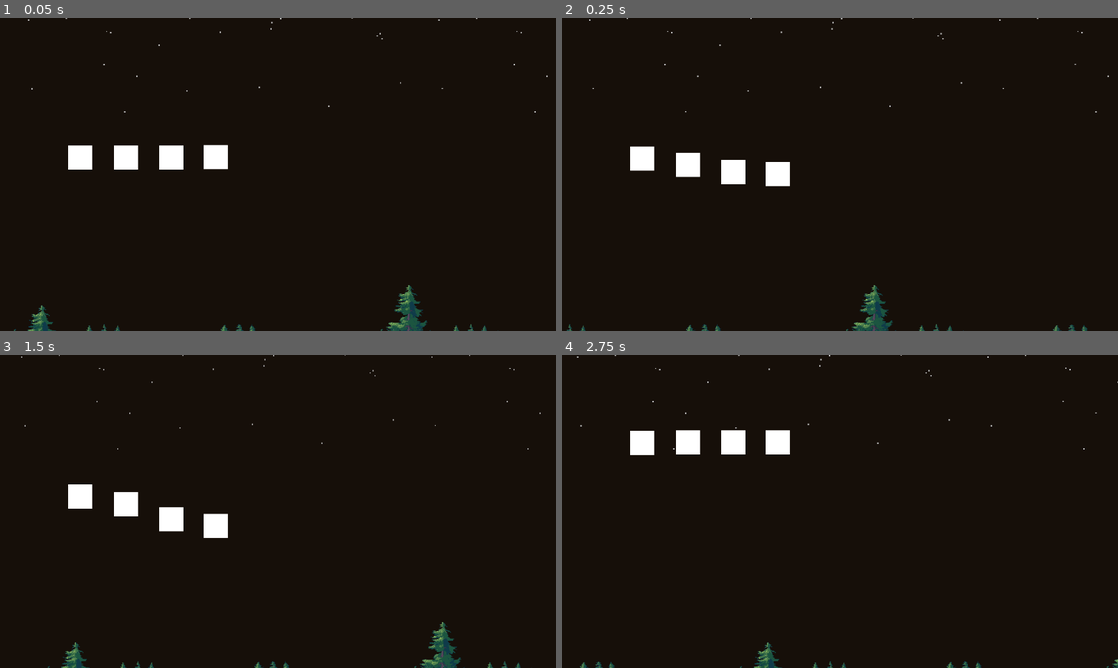
Above: before the commit, frames 1-4 (two rows, left to right).
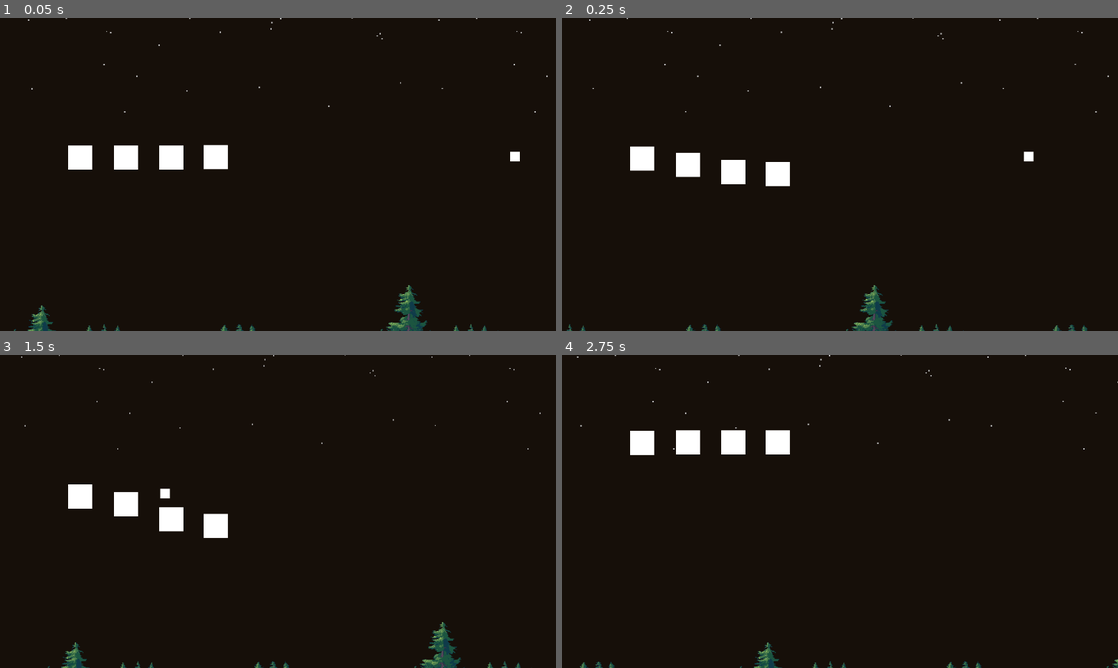
Above: after the commit, the same moments.

Repository: lohchness/santa-claus
Game: Godot game, scene res://level/level.tscn
Two runs of this game, one before a commit and one after it. Both use one fixed random seed, a clock stepped at 60 frames per second and the inputs below. This scene is started directly instead of the project's main scene.
Inputs (mouse positions are in pixels of both pictures, inside the frame that each line leads up to):
- Up to frame 1 (0.05 s): no input
- Up to frame 2 (0.25 s): no input
- Up to frame 3 (1.5 s): move the mouse to (400, 495) at 0.52 s; move the mouse to (166, 527) at 1.27 s
- Up to frame 4 (2.75 s): move the mouse to (895, 442) at 2.02 s

The runs differ from the first frame. In frame 1, less than 0.1% of the frame differs, in the area x 91-94%, y 42-46%; in frame 2, less than 0.1%, in the area x 83-85%, y 42-46%; in frame 3, less than 0.1%; in frame 4, nothing differs.

Commit message:
feat: create rocket

Diff:
--- a/level/level.tscn
+++ b/level/level.tscn
@@ -1,7 +1,8 @@
-[gd_scene load_steps=3 format=3 uid="uid://dck6i7106325u"]
+[gd_scene load_steps=4 format=3 uid="uid://dck6i7106325u"]
 
 [ext_resource type="PackedScene" uid="uid://ctktq0kdmj57" path="res://parallax/background_parallax.tscn" id="1_7lnir"]
 [ext_resource type="PackedScene" uid="uid://dmmylxhcg2pbi" path="res://characters/santa.tscn" id="2_5gx2l"]
+[ext_resource type="PackedScene" uid="uid://phg7pxxdovx4" path="res://obstacles/rocket/horizontal_rocket.tscn" id="3_qohg2"]
 
 [node name="Level" type="Node2D"]
 
@@ -10,3 +11,6 @@
 [node name="Santa" parent="." instance=ExtResource("2_5gx2l")]
 position = Vector2(66, 118)
 scale = Vector2(0.5, 0.5)
+
+[node name="HorizontalRocket" parent="." instance=ExtResource("3_qohg2")]
+position = Vector2(1092, 287)
--- /dev/null
+++ b/obstacles/rocket/horizontal_rocket.gd
@@ -0,0 +1,6 @@
+extends Area2D
+
+const SPEED = 500
+
+func _physics_process(delta: float) -> void:
+	position += Vector2(-SPEED, 0) * delta
--- /dev/null
+++ b/obstacles/rocket/horizontal_rocket.tscn
@@ -0,0 +1,22 @@
+[gd_scene load_steps=3 format=3 uid="uid://phg7pxxdovx4"]
+
+[ext_resource type="Script" uid="uid://5ql0uatrrr7b" path="res://obstacles/rocket/horizontal_rocket.gd" id="1_3vuik"]
+
+[sub_resource type="RectangleShape2D" id="RectangleShape2D_onxeo"]
+
+[node name="HorizontalRocket" type="Area2D"]
+collision_layer = 4
+collision_mask = 0
+script = ExtResource("1_3vuik")
+
+[node name="Sprite2D" type="Sprite2D" parent="."]
+
+[node name="ColorRect" type="ColorRect" parent="."]
+offset_left = -10.0
+offset_top = -10.0
+offset_right = 10.0
+offset_bottom = 10.0
+mouse_filter = 2
+
+[node name="CollisionShape2D" type="CollisionShape2D" parent="."]
+shape = SubResource("RectangleShape2D_onxeo")
Not shown, added: obstacles/rocket/horizontal_rocket.gd.uid
